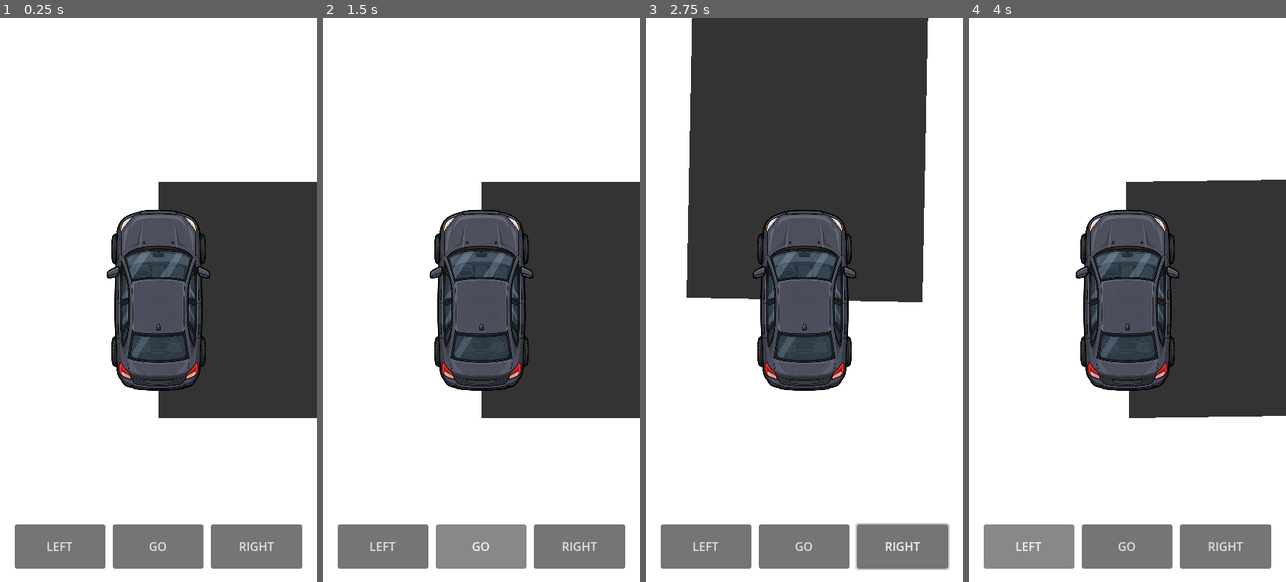
Above: before the commit, frames 1-4 (left to right).
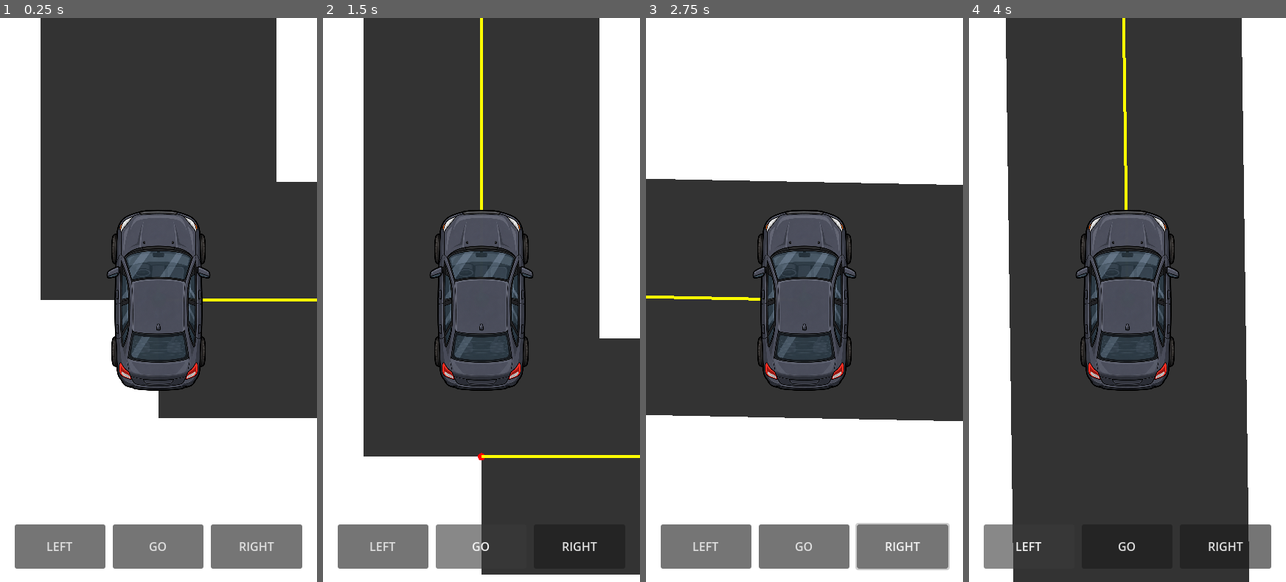
Above: after the commit, the same moments.

Repository: patrickcallahancomedy/comedian
Game: Godot game, scene res://scenes/drive/drive_module.tscn
The game is run twice, just before and just after one commit, with the same random seed, the same clock (stepped at 60 frames per second) and the same inputs.
Inputs (mouse positions are in pixels of both pictures, inside the frame that each line leads up to):
- Up to frame 1 (0.25 s): no input
- Up to frame 2 (1.5 s): click "GO" at 0.5 s; click "GO" at 1.25 s
- Up to frame 3 (2.75 s): tap Enter (ui_accept) at 2, 2.27 s; move the mouse to (874, 271) at 2.02 s; hold Right from 2.03 s (still down); click (874, 271) at 2.17 s
- Up to frame 4 (4 s): release Right at 2.75 s; drag from (1064, 328) to (1111, 412) at 2.77 s; click "LEFT" at 3.5 s

The runs differ from the first frame. In frame 1, 27% of the frame differs, in the area x 12-100%, y 0-51%; in frame 2, 53%; in frame 3, 44%; in frame 4, 60%, in the area x 11-100%, y 0-100%.

Commit message:
Fix city connectivity and normalize road speed

Diff:
--- a/godot/scripts/drive/city_map.gd
+++ b/godot/scripts/drive/city_map.gd
@@ -113,18 +113,12 @@
 			if y < grid_size - 1:
 				roads.append({
 					"from": Vector2i(x, y),
-					"to": Vector2i(x + 1, y),
+					"to": Vector2i(x, y + 1),
 					"length": rng.randi_range(2, 5),
 					"road_type": "neighborhood",
 					"speed_limit": 25,
 					"one_way": false
 				})
-
-	# TEMP TEST LEFT IN CURRENT BUILD:
-	# Force one road to be one-way so the data structure can be tested later.
-	# This is not yet connected to tickets or driving restrictions.
-	if roads.size() > 0:
-		roads[0]["one_way"] = true
 #end of build roads
 # Build the physical spacing between columns and rows.
 # Each value represents how long that stretch of road should feel.
@@ -166,9 +160,18 @@
 		var target_position := Vector2(target_intersection)
 
 		# Smoothly move the city until Darren reaches the next intersection.
+		# Longer generated blocks contain more physical road, so Darren must move
+		# through fewer grid-units per second to keep the road passing the car at
+		# a consistent visual speed.
+		var segment_length := _segment_length_units(
+			current_intersection,
+			target_intersection
+		)
+		var grid_speed := drive_speed / maxf(segment_length, 0.001)
+
 		camera_position = camera_position.move_toward(
 			target_position,
-			drive_speed * delta
+			grid_speed * delta
 		)
 
 		# Darren has reached the intersection.
@@ -593,6 +596,33 @@
 
 #helper functions
 # These helpers keep the rest of the script from caring how a road is stored.
+
+# Return the generated physical length of one road segment in road-units.
+# Horizontal roads use the shared column length and vertical roads use the
+# shared row length. This keeps connected intersections physically aligned.
+func _segment_length_units(
+	from_intersection: Vector2i,
+	to_intersection: Vector2i
+) -> float:
+	# Horizontal road.
+	if from_intersection.y == to_intersection.y:
+		var column := mini(from_intersection.x, to_intersection.x)
+
+		if column >= 0 and column < column_lengths.size():
+			return column_lengths[column]
+
+	# Vertical road.
+	if from_intersection.x == to_intersection.x:
+		var row := mini(from_intersection.y, to_intersection.y)
+
+		if row >= 0 and row < row_lengths.size():
+			return row_lengths[row]
+
+	# Safety fallback. A normal generated road should never need this.
+	return 1.0
+#end segment length
+
+# These helpers keep the rest of the script from caring how a road is stored.
 # That lets us upgrade road data later without hunting through every function.
 
 # Return the starting intersection stored inside a road.
